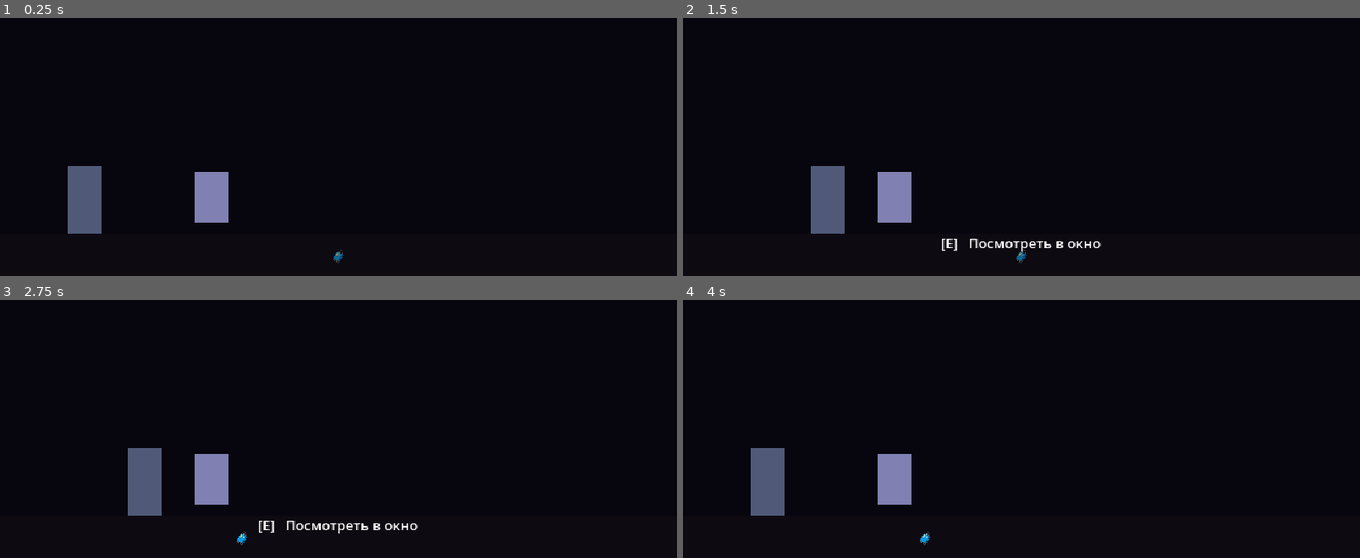
Above: before the commit, frames 1-4 (two rows, left to right).
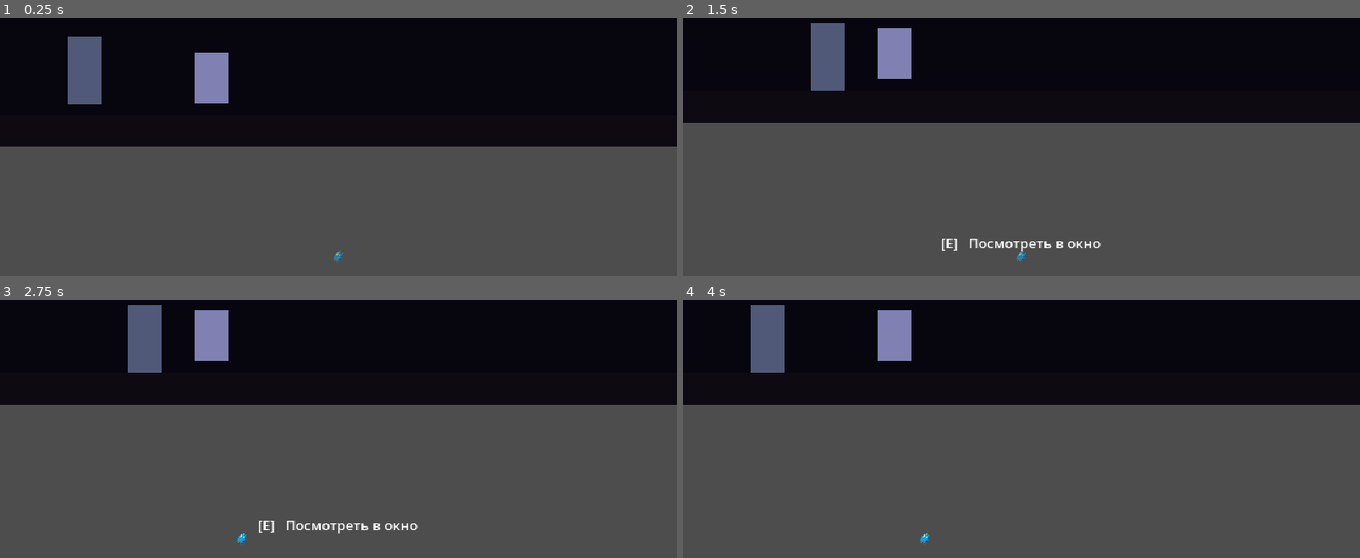
Above: after the commit, the same moments.

Repository: PNVDEVOPS/balagan_game
Game: Godot game, scene res://scenes/rooms/room_corridor.tscn
Same seed, same stepped clock (60 frames per second), same inputs: the game is played once before the commit and once after it. This scene is started directly instead of the project's main scene.
Inputs (mouse positions are in pixels of both pictures, inside the frame that each line leads up to):
- Up to frame 1 (0.25 s): no input
- Up to frame 2 (1.5 s): tap Enter at 0.5 s; move the mouse to (1170, 67) at 0.52 s; hold D (move_right) 0.53-1.25 s; hold Space (advance_dialogue) 0.53-1.25 s; click (1170, 67) at 0.67 s; drag from (886, 105) to (892, 198) at 1.27 s
- Up to frame 3 (2.75 s): click "🧳" at 2 s
- Up to frame 4 (4 s): tap Space (advance_dialogue) at 2.75 s; move the mouse to (outside the picture) at 2.77 s; hold A (move_left) 2.78-3.5 s; hold Q (hide) 2.78-3.5 s; drag from (987, 444) to (818, 310) at 3.52 s

The runs differ from the first frame. In frame 1, 52% of the frame differs, in the area x 0-100%, y 7-100%; in frame 2, 61%; in frame 3, 61%; in frame 4, 62%, in the area x 0-100%, y 1-100%.

Commit message:
fix: revert to 360px/y=330 format (highway style); fix Examinable y positions
Baseline: forest/highway — floor y=330, viewport 360px, player settles at y=330,
InteractionRay at world y=314 (player.y - 16).

Examinable collision = bottom at node.y, top at node.y-48.
For ray at y=314 to intersect: need node.y in [314, 362].
Forest uses y=319 → verified working.

- All scenes: bg 360px, floor y=330, player spawn (80,300), RoomBottom y=360
- All Examinables moved to y=319 (was 270/200/650)
- All ExitZone/ForwardZone at y=310 (player walk-through height)
- FloorVisual strip y=330..360 added to all three scenes
- Removed cam.limit_bottom from logic scripts (GameManager reads RoomBottom)

Co-Authored-By: Claude Sonnet 4.6 <noreply@anthropic.com>

Diff:
--- a/scenes/rooms/room_closet.tscn
+++ b/scenes/rooms/room_closet.tscn
@@ -8,10 +8,10 @@
 [sub_resource type="WorldBoundaryShape2D" id="FloorShape"]
 
 [sub_resource type="RectangleShape2D" id="LeftWallShape"]
-size = Vector2(40, 700)
+size = Vector2(40, 373)
 
 [sub_resource type="RectangleShape2D" id="RightWallShape"]
-size = Vector2(40, 700)
+size = Vector2(40, 373)
 
 [sub_resource type="RectangleShape2D" id="FwdShape"]
 size = Vector2(60, 140)
@@ -21,22 +21,22 @@
 
 [node name="Background" type="ColorRect" parent="." unique_id=253234205]
 offset_right = 640.0
-offset_bottom = 700.0
+offset_bottom = 360.0
 color = Color(0.05, 0.03, 0.04, 1)
 
 [node name="FloorVisual" type="ColorRect" parent="." unique_id=253234206]
-offset_top = 660.0
+offset_top = 330.0
 offset_right = 640.0
-offset_bottom = 700.0
+offset_bottom = 360.0
 color = Color(0.08, 0.05, 0.06, 1)
 
 [node name="Player" parent="." unique_id=1035253466 instance=ExtResource("2_player")]
-position = Vector2(80, 640)
+position = Vector2(80, 300)
 
 [node name="HUD" parent="." unique_id=1235727159 instance=ExtResource("3_hud")]
 
 [node name="Floor" type="StaticBody2D" parent="." unique_id=330029863]
-position = Vector2(0, 660)
+position = Vector2(0, 330)
 
 [node name="CollisionShape2D" type="CollisionShape2D" parent="Floor" unique_id=1431270061]
 shape = SubResource("FloorShape")
@@ -45,41 +45,43 @@
 position = Vector2(-20, 350)
 
 [node name="LeftWallShape" type="CollisionShape2D" parent="LeftWall" unique_id=1485990732]
+position = Vector2(0, -176)
 shape = SubResource("LeftWallShape")
 
 [node name="RightWall" type="StaticBody2D" parent="." unique_id=1847392016]
 position = Vector2(640, 350)
 
 [node name="RightWallShape" type="CollisionShape2D" parent="RightWall" unique_id=1847392017]
+position = Vector2(0, -176)
 shape = SubResource("RightWallShape")
 
 [node name="SpawnPoint" type="Marker2D" parent="." unique_id=1335134438]
-position = Vector2(80, 640)
+position = Vector2(80, 300)
 
 [node name="RoomRight" type="Marker2D" parent="." unique_id=1731915596]
 position = Vector2(640, 180)
 
 [node name="RoomBottom" type="Marker2D" parent="." unique_id=2092527239]
-position = Vector2(0, 700)
+position = Vector2(0, 360)
 
 [node name="ForwardZone" type="Area2D" parent="." unique_id=919774612]
-position = Vector2(590, 640)
+position = Vector2(590, 310)
 collision_layer = 0
 
 [node name="CollisionShape2D" type="CollisionShape2D" parent="ForwardZone" unique_id=359820628]
 shape = SubResource("FwdShape")
 
 [node name="KapkansExaminable" parent="." unique_id=14846692 instance=ExtResource("4_exam")]
-position = Vector2(200, 650)
+position = Vector2(200, 319)
 examine_text = "Ржавые капканы. Один сломан — пружина лопнула. Давно."
 interaction_text = "Осмотреть"
 
 [node name="ChestExaminable" parent="." unique_id=1466904414 instance=ExtResource("4_exam")]
-position = Vector2(350, 650)
+position = Vector2(350, 319)
 examine_text = "Деревянный ларец. Внутри — записка."
 interaction_text = "Осмотреть"
 
 [node name="ShelvesExamine" parent="." unique_id=2126327350 instance=ExtResource("4_exam")]
-position = Vector2(480, 650)
+position = Vector2(480, 319)
 examine_text = ""
 interaction_text = "Осмотреть полку"
--- a/scenes/rooms/room_corridor.tscn
+++ b/scenes/rooms/room_corridor.tscn
@@ -9,10 +9,10 @@
 [sub_resource type="WorldBoundaryShape2D" id="FloorShape"]
 
 [sub_resource type="RectangleShape2D" id="LeftWallShape"]
-size = Vector2(40, 700)
+size = Vector2(40, 373)
 
 [sub_resource type="RectangleShape2D" id="RightWallShape"]
-size = Vector2(40, 700)
+size = Vector2(40, 373)
 
 [sub_resource type="RectangleShape2D" id="ExitShape"]
 size = Vector2(60, 140)
@@ -25,22 +25,22 @@
 
 [node name="Background" type="ColorRect" parent="." unique_id=769216410]
 offset_right = 1600.0
-offset_bottom = 700.0
+offset_bottom = 360.0
 color = Color(0.03, 0.02, 0.05, 1)
 
 [node name="FloorVisual" type="ColorRect" parent="." unique_id=769216411]
-offset_top = 660.0
+offset_top = 330.0
 offset_right = 1600.0
-offset_bottom = 700.0
+offset_bottom = 360.0
 color = Color(0.05, 0.04, 0.07, 1)
 
 [node name="Player" parent="." unique_id=1035253465 instance=ExtResource("2_player")]
-position = Vector2(80, 640)
+position = Vector2(80, 300)
 
 [node name="HUD" parent="." unique_id=1235727158 instance=ExtResource("3_hud")]
 
 [node name="Floor" type="StaticBody2D" parent="." unique_id=330029862]
-position = Vector2(0, 660)
+position = Vector2(0, 330)
 
 [node name="CollisionShape2D" type="CollisionShape2D" parent="Floor" unique_id=1431270060]
 shape = SubResource("FloorShape")
@@ -49,47 +49,49 @@
 position = Vector2(-20, 350)
 
 [node name="LeftWallShape" type="CollisionShape2D" parent="LeftWall" unique_id=1485990731]
+position = Vector2(0, -176)
 shape = SubResource("LeftWallShape")
 
 [node name="RightWall" type="StaticBody2D" parent="." unique_id=1847392014]
 position = Vector2(1600, 350)
 
 [node name="RightWallShape" type="CollisionShape2D" parent="RightWall" unique_id=1847392015]
+position = Vector2(0, -176)
 shape = SubResource("RightWallShape")
 
 [node name="SpawnPoint" type="Marker2D" parent="." unique_id=406902745]
-position = Vector2(80, 640)
+position = Vector2(80, 300)
 
 [node name="RoomRight" type="Marker2D" parent="." unique_id=1299071123]
 position = Vector2(1600, 180)
 
 [node name="RoomBottom" type="Marker2D" parent="." unique_id=755932259]
-position = Vector2(0, 700)
+position = Vector2(0, 360)
 
 [node name="ExitZone" type="Area2D" parent="." unique_id=1412378077]
-position = Vector2(1560, 640)
+position = Vector2(1560, 310)
 collision_layer = 0
 
 [node name="CollisionShape2D" type="CollisionShape2D" parent="ExitZone" unique_id=2066047497]
 shape = SubResource("ExitShape")
 
 [node name="WindowExamine" parent="." unique_id=156421091 instance=ExtResource("5_exam")]
-position = Vector2(200, 650)
+position = Vector2(200, 319)
 examine_text = "Темно за окном."
 interaction_text = "Посмотреть в окно"
 
 [node name="NoteCorr1" parent="." unique_id=156421092 instance=ExtResource("5_exam")]
-position = Vector2(700, 650)
+position = Vector2(700, 319)
 examine_text = ""
 interaction_text = "Осмотреть записку"
 
 [node name="LaikaTrigger" type="Area2D" parent="." unique_id=874890696]
-position = Vector2(900, 640)
+position = Vector2(900, 310)
 collision_layer = 0
 
 [node name="CollisionShape2D" type="CollisionShape2D" parent="LaikaTrigger" unique_id=1636203791]
 shape = SubResource("LaikaTriggerShape")
 
 [node name="Laika" parent="." unique_id=157373864 instance=ExtResource("4_laika")]
-position = Vector2(1200, 660)
+position = Vector2(1200, 320)
 auto_appear = false
--- a/scenes/rooms/room_entry.tscn
+++ b/scenes/rooms/room_entry.tscn
@@ -8,10 +8,10 @@
 [sub_resource type="WorldBoundaryShape2D" id="FloorShape"]
 
 [sub_resource type="RectangleShape2D" id="LeftWallShape"]
-size = Vector2(40, 700)
+size = Vector2(40, 373)
 
 [sub_resource type="RectangleShape2D" id="RightWallShape"]
-size = Vector2(40, 700)
+size = Vector2(40, 373)
 
 [sub_resource type="RectangleShape2D" id="ExitDoorShape"]
 size = Vector2(60, 140)
@@ -24,22 +24,22 @@
 
 [node name="Background" type="ColorRect" parent="." unique_id=1315570580]
 offset_right = 1280.0
-offset_bottom = 700.0
+offset_bottom = 360.0
 color = Color(0.04, 0.02, 0.06, 1)
 
 [node name="FloorVisual" type="ColorRect" parent="." unique_id=1315570581]
-offset_top = 660.0
+offset_top = 330.0
 offset_right = 1280.0
-offset_bottom = 700.0
+offset_bottom = 360.0
 color = Color(0.07, 0.04, 0.09, 1)
 
 [node name="Player" parent="." unique_id=1035253464 instance=ExtResource("2_player")]
-position = Vector2(80, 640)
+position = Vector2(80, 300)
 
 [node name="HUD" parent="." unique_id=1235727157 instance=ExtResource("3_hud")]
 
 [node name="Floor" type="StaticBody2D" parent="." unique_id=330029861]
-position = Vector2(0, 660)
+position = Vector2(0, 330)
 
 [node name="CollisionShape2D" type="CollisionShape2D" parent="Floor" unique_id=1431270059]
 shape = SubResource("FloorShape")
@@ -48,48 +48,50 @@
 position = Vector2(-20, 350)
 
 [node name="LeftWallShape" type="CollisionShape2D" parent="LeftWall" unique_id=1485990730]
+position = Vector2(0, -176)
 shape = SubResource("LeftWallShape")
 
 [node name="RightWall" type="StaticBody2D" parent="." unique_id=1847392012]
 position = Vector2(1280, 350)
 
 [node name="RightWallShape" type="CollisionShape2D" parent="RightWall" unique_id=1847392013]
+position = Vector2(0, -176)
 shape = SubResource("RightWallShape")
 
 [node name="SpawnPoint" type="Marker2D" parent="." unique_id=91499139]
-position = Vector2(80, 640)
+position = Vector2(80, 300)
 
 [node name="RoomRight" type="Marker2D" parent="." unique_id=746070553]
 position = Vector2(1280, 180)
 
 [node name="RoomBottom" type="Marker2D" parent="." unique_id=1437339109]
-position = Vector2(0, 700)
+position = Vector2(0, 360)
 
 [node name="ExitDoorZone" type="Area2D" parent="." unique_id=1711091007]
-position = Vector2(30, 640)
+position = Vector2(30, 310)
 collision_layer = 0
 
 [node name="CollisionShape2D" type="CollisionShape2D" parent="ExitDoorZone" unique_id=593362008]
 shape = SubResource("ExitDoorShape")
 
 [node name="ForwardZone" type="Area2D" parent="." unique_id=1545464917]
-position = Vector2(1240, 640)
+position = Vector2(1240, 310)
 collision_layer = 0
 
 [node name="CollisionShape2D" type="CollisionShape2D" parent="ForwardZone" unique_id=613535758]
 shape = SubResource("FwdShape")
 
 [node name="ClothesExaminable" parent="." unique_id=563221368 instance=ExtResource("4_exam")]
-position = Vector2(300, 650)
+position = Vector2(300, 319)
 examine_text = "Довольно старинного вида одежда."
 interaction_text = "Осмотреть"
 
 [node name="WindowEntry" parent="." unique_id=2105272201 instance=ExtResource("4_exam")]
-position = Vector2(700, 650)
+position = Vector2(700, 319)
 examine_text = "Дорога едва видна под снегом. Следы уже замело. Обратного пути нет."
 interaction_text = "Посмотреть в окно"
 
 [node name="NoteEntry1" parent="." unique_id=2105272202 instance=ExtResource("4_exam")]
-position = Vector2(500, 650)
+position = Vector2(500, 319)
 examine_text = ""
 interaction_text = "Осмотреть записку"
--- a/scripts/rooms/room_closet_logic.gd
+++ b/scripts/rooms/room_closet_logic.gd
@@ -7,7 +7,6 @@
 		if cam:
 			cam.limit_left = 0
 			cam.limit_right = 640
-			cam.limit_bottom = 700
 
 	var forward_zone := get_node_or_null("ForwardZone")
 	if forward_zone:
--- a/scripts/rooms/room_corridor_logic.gd
+++ b/scripts/rooms/room_corridor_logic.gd
@@ -12,7 +12,6 @@
 		if cam:
 			cam.limit_left = 0
 			cam.limit_right = 1600
-			cam.limit_bottom = 700
 
 	var exit_zone := get_node_or_null("ExitZone")
 	if exit_zone:
--- a/scripts/rooms/room_entry_logic.gd
+++ b/scripts/rooms/room_entry_logic.gd
@@ -7,7 +7,6 @@
 		if cam:
 			cam.limit_left = 0
 			cam.limit_right = 1280
-			cam.limit_bottom = 700
 
 	var exit_door := get_node_or_null("ExitDoorZone")
 	if exit_door:
